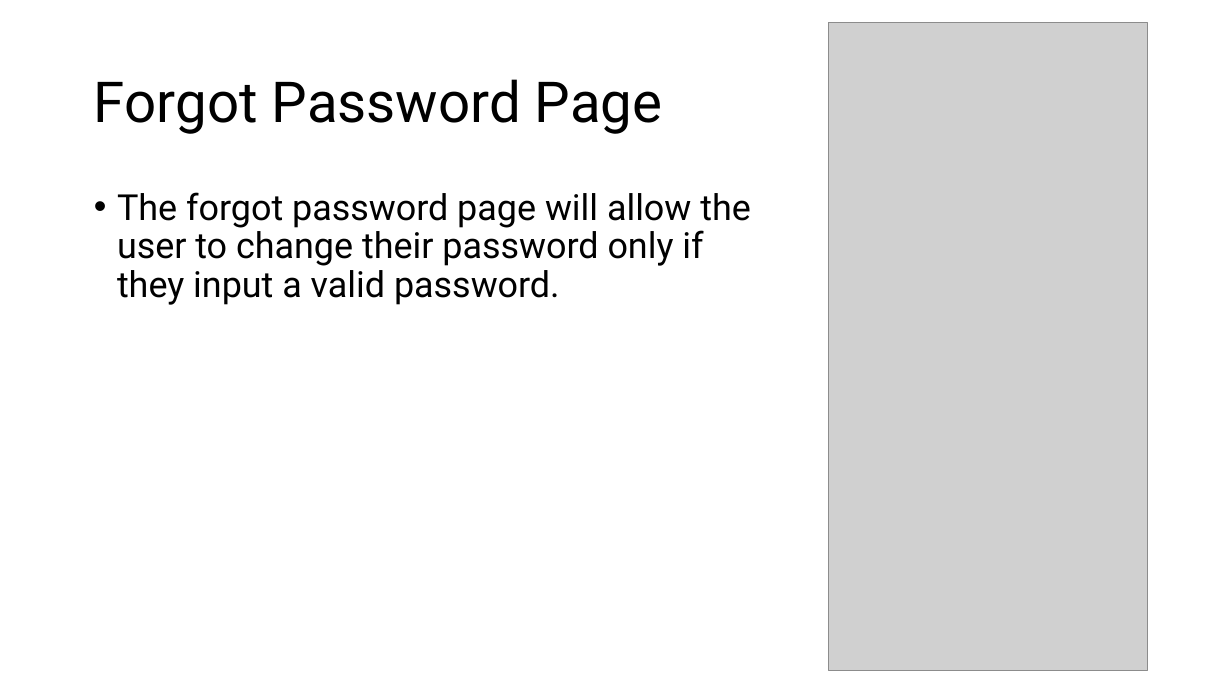
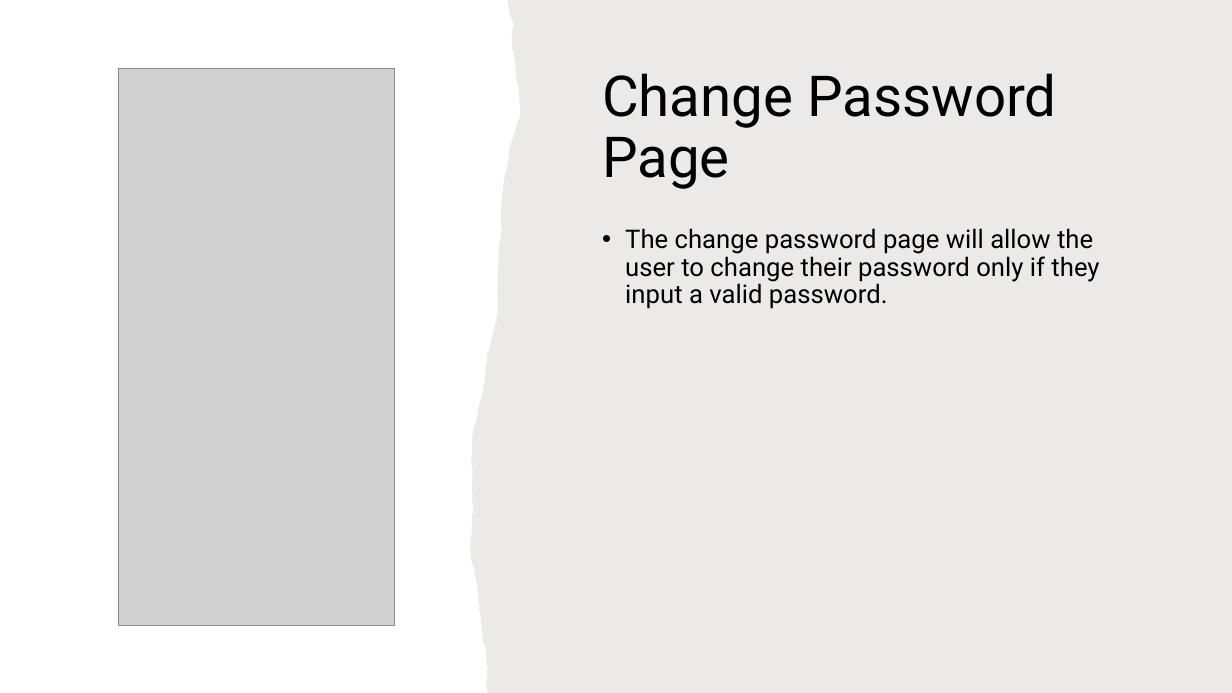
Before and after one commit to gennarofinelli/AppDev2Project, a slide deck: slide 12 of BloodLife Presentation.pptx (slide 11 before the commit). Drawn at 1232x693 pixels with LibreOffice and Linux fonts; fonts in the diff are those of the drawing; grey boxes stand for pictures. Boxes give left, top, right and bottom in pixels: in the first picture for what was removed or moved away, otherwise in the second. Text is boxed around its words. In the diff, an @@ line names an element or a change of style, - is before the commit and + after.

```diff
--- a/BloodLife Presentation.pptx
+++ b/BloodLife Presentation.pptx
@@ freeform shape added at [470, 0, 1232, 693], fill #82766A at 15% opacity @@
@@ picture removed at [829, 23, 1148, 670] @@
@@ picture added at [118, 68, 395, 626] @@
@@ title at [602, 73, 1056, 189]: text changed @@
-Forgot Password Page
+Change Password Page
@@ text at [625, 228, 1099, 309]: text changed; size 28 to 20 pt @@
-• The forgot password page will allow the user to change their password only if they input a valid password.
+• The change password page will allow the user to change their password only if they input a valid password.
```
Also in this commit, not shown: 11 other slides changed, 1 slide added.
